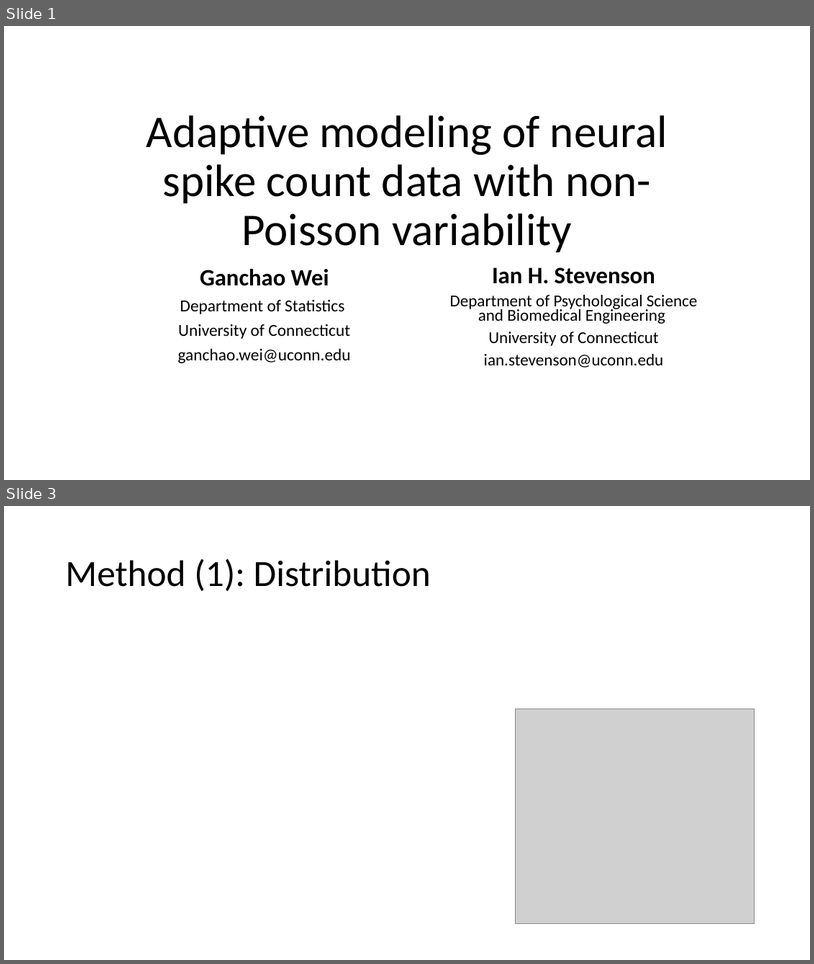
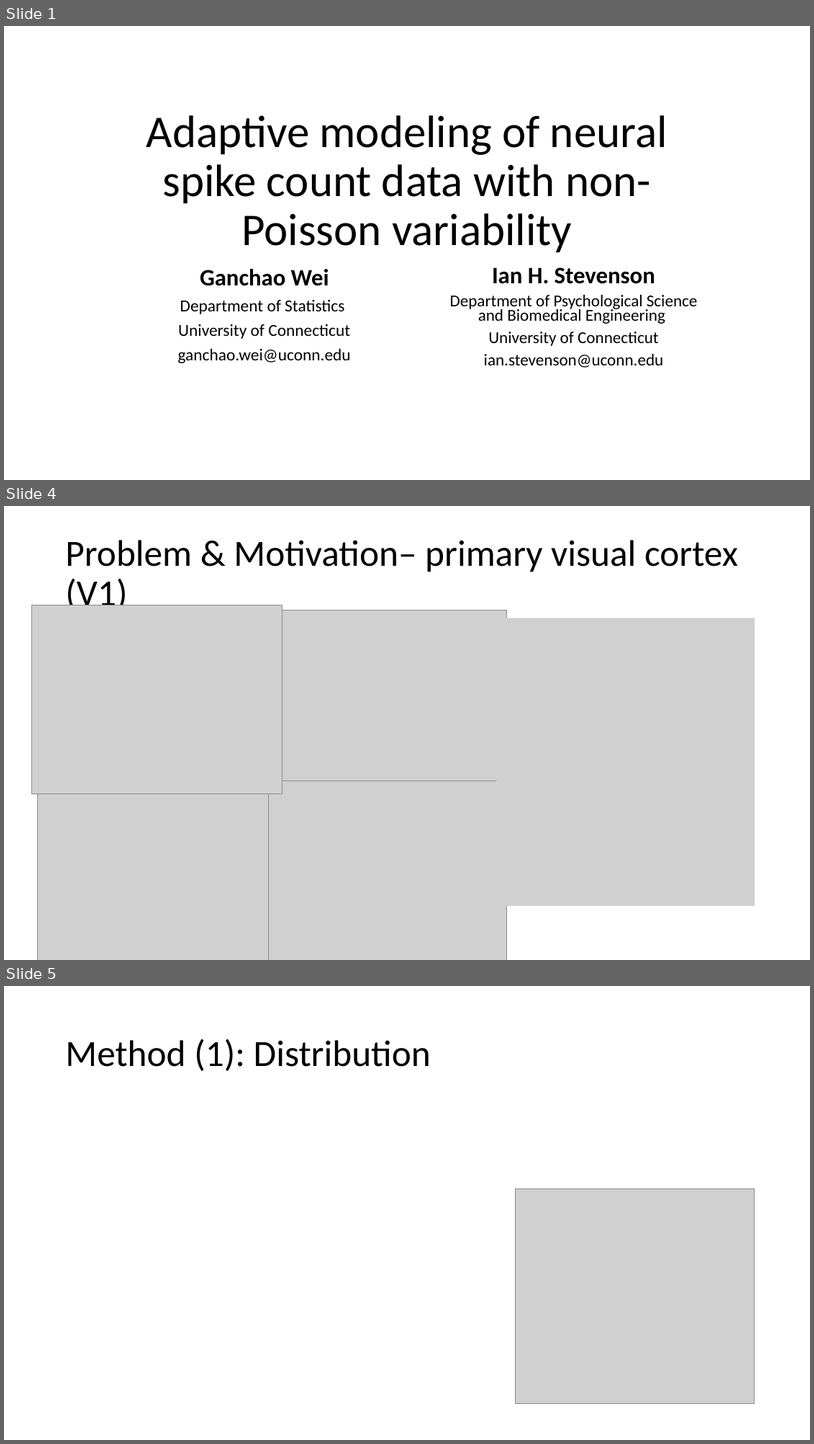
Before and after one commit to weigcdsb/COM_POISSON, a slide deck: documents/JSM_2021/15min_version.pptx. Shown one above the other, each under a label of ours: slides 1 and 3 before the commit, slides 1, 4 and 5 after it; the slides between them are not shown. The pictures are 814x964 and 814x1444 pixels, drawn with LibreOffice and Linux fonts; fonts in the diff are those of the drawing; grey boxes stand for pictures. Boxes give left, top, right and bottom in pixels: in the first picture for what was removed or moved away, otherwise in the second. Text is boxed around its words. In the diff, an @@ line names an element or a change of style, - is before the commit and + after.

```diff
--- a/documents/JSM_2021/15min_version.pptx
+++ b/documents/JSM_2021/15min_version.pptx
@@ slide 4 added at <box>4,506,810,960</box>, background #FFFFFF @@
@@ title added at <box>65,540,738,615</box>, 44 pt, text #000000 @@
+Problem & Motivation– primary visual cortex (V1)
@@ picture added at <box>31,605,282,794</box> @@
@@ picture added at <box>268,610,507,789</box> @@
@@ picture added at <box>497,618,756,906</box> @@
@@ picture added at <box>38,784,276,960</box> @@
@@ picture added at <box>268,780,507,960</box> @@
@@ what was slide 3 is now slide 5 @@
```
Also in this commit, not shown: 3 other slides added, 1 slide removed, 1 other file.
